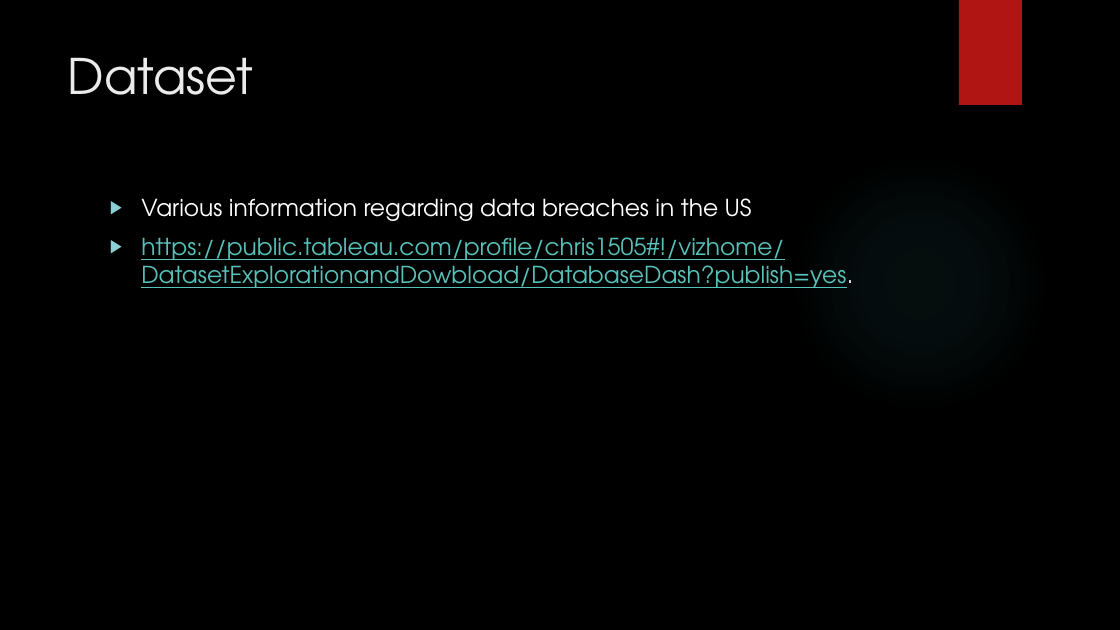
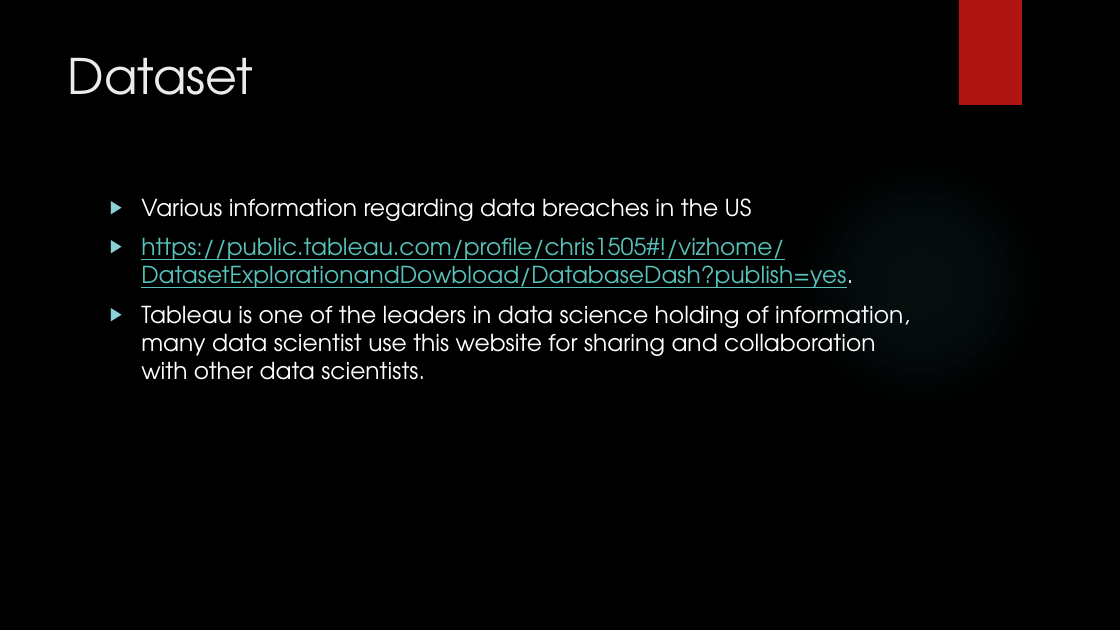
Before and after one commit to bigjohn80000/CIS435-Project, a slide deck: slide 6 of Final presentation_CIS435.pptx. Drawn at 1120x630 pixels with LibreOffice and Linux fonts; fonts in the diff are those of the drawing; background and template pictures are left out. Boxes give left, top, right and bottom in pixels: in the first picture for what was removed or moved away, otherwise in the second. Text is boxed around its words. In the diff, an @@ line names an element or a change of style, - is before the commit and + after.

```diff
--- a/Final presentation_CIS435.pptx
+++ b/Final presentation_CIS435.pptx
@@ text at (141,305,910,380): paragraph added @@
+▶ Tableau is one of the leaders in data science holding of information, many data scientist use this website for sharing and collaboration with other data scientists.
```
Also in this commit, not shown: 3 other slides changed, 7 slides added.
